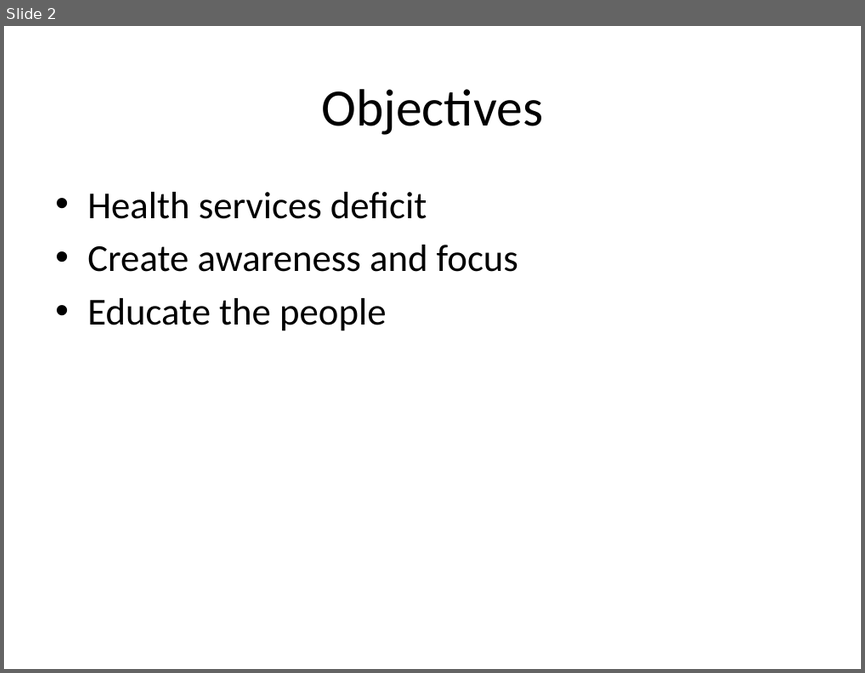
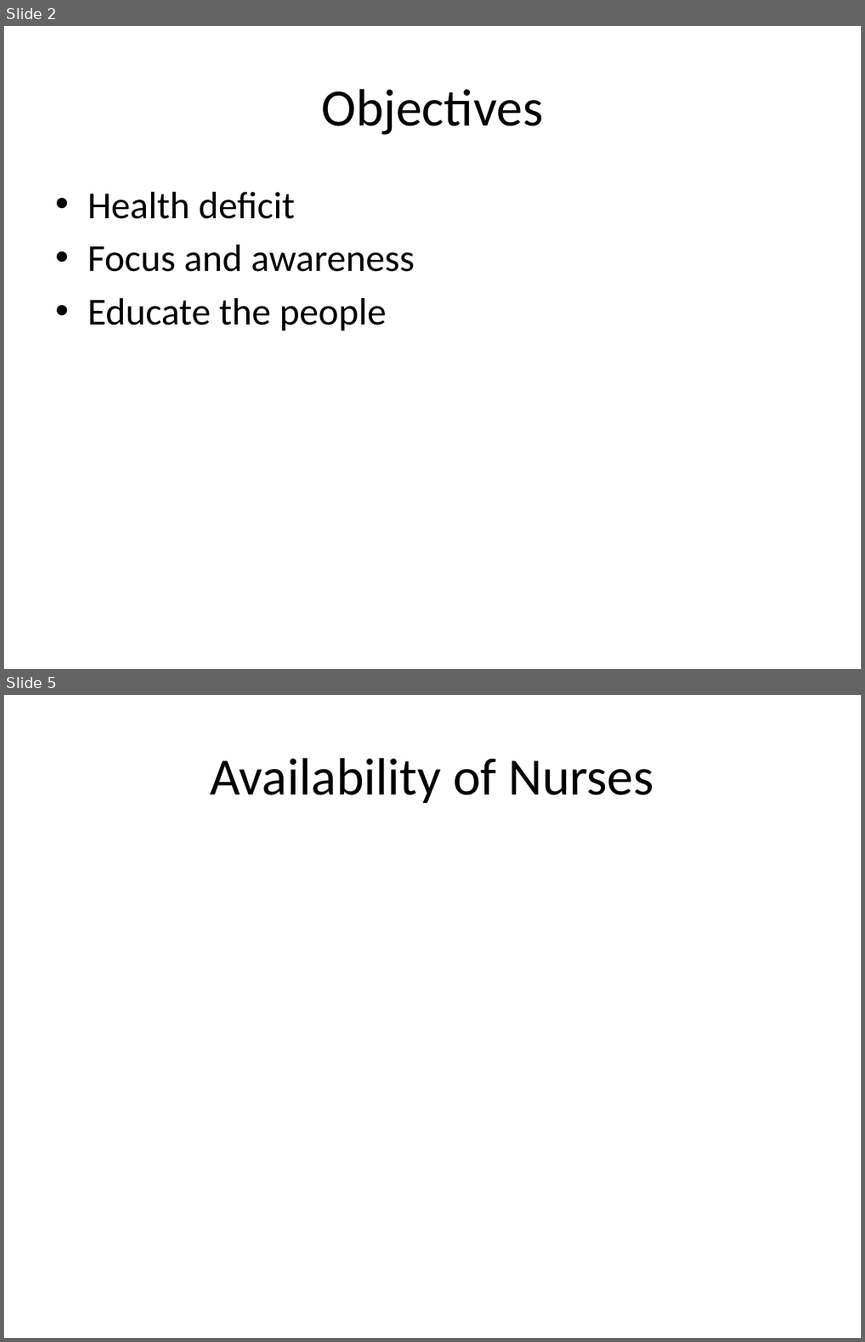
Before and after one commit to saravananselvamani/heathavailability, a slide deck: public/hackathon.pptx. Shown one above the other, each under a label of ours: slide 2 before the commit, slides 2 and 5 after it; the slides between them are not shown. The pictures are 865x673 and 865x1342 pixels, drawn with LibreOffice and Linux fonts; fonts in the diff are those of the drawing. Boxes give left, top, right and bottom in pixels: in the first picture for what was removed or moved away, otherwise in the second. Text is boxed around its words. In the diff, an @@ line names an element or a change of style, - is before the commit and + after.

```diff
--- a/public/hackathon.pptx
+++ b/public/hackathon.pptx
@@ slide 5 added at (x1=4, y1=695, x2=861, y2=1338), background #FFFFFF @@
@@ title added at (x1=210, y1=758, x2=653, y2=803), 44 pt, text #000000 @@
+Availability of Nurses
@@ slide 2 changed as well @@
@@ text at (x1=87, y1=192, x2=415, y2=272): text changed @@
-• Health services deficit
-• Create awareness and focus
+• Health deficit
+• Focus and awareness
```
Also in this commit, not shown: 3 other slides changed, 3 other slides added, 3 slides removed.
